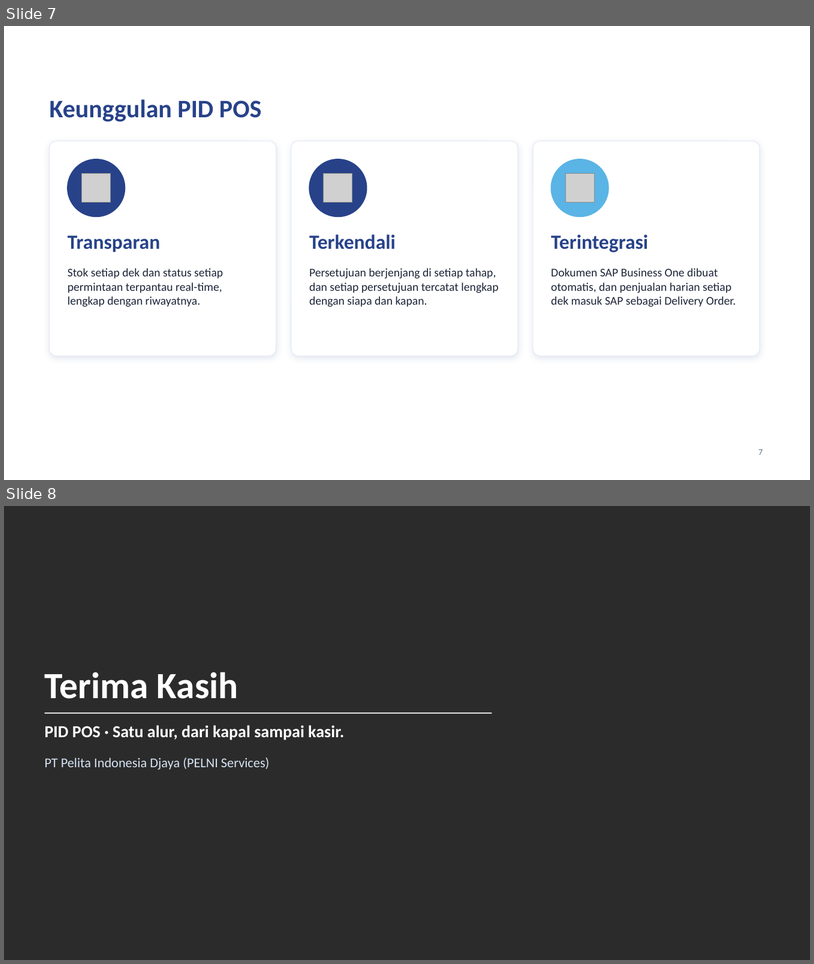
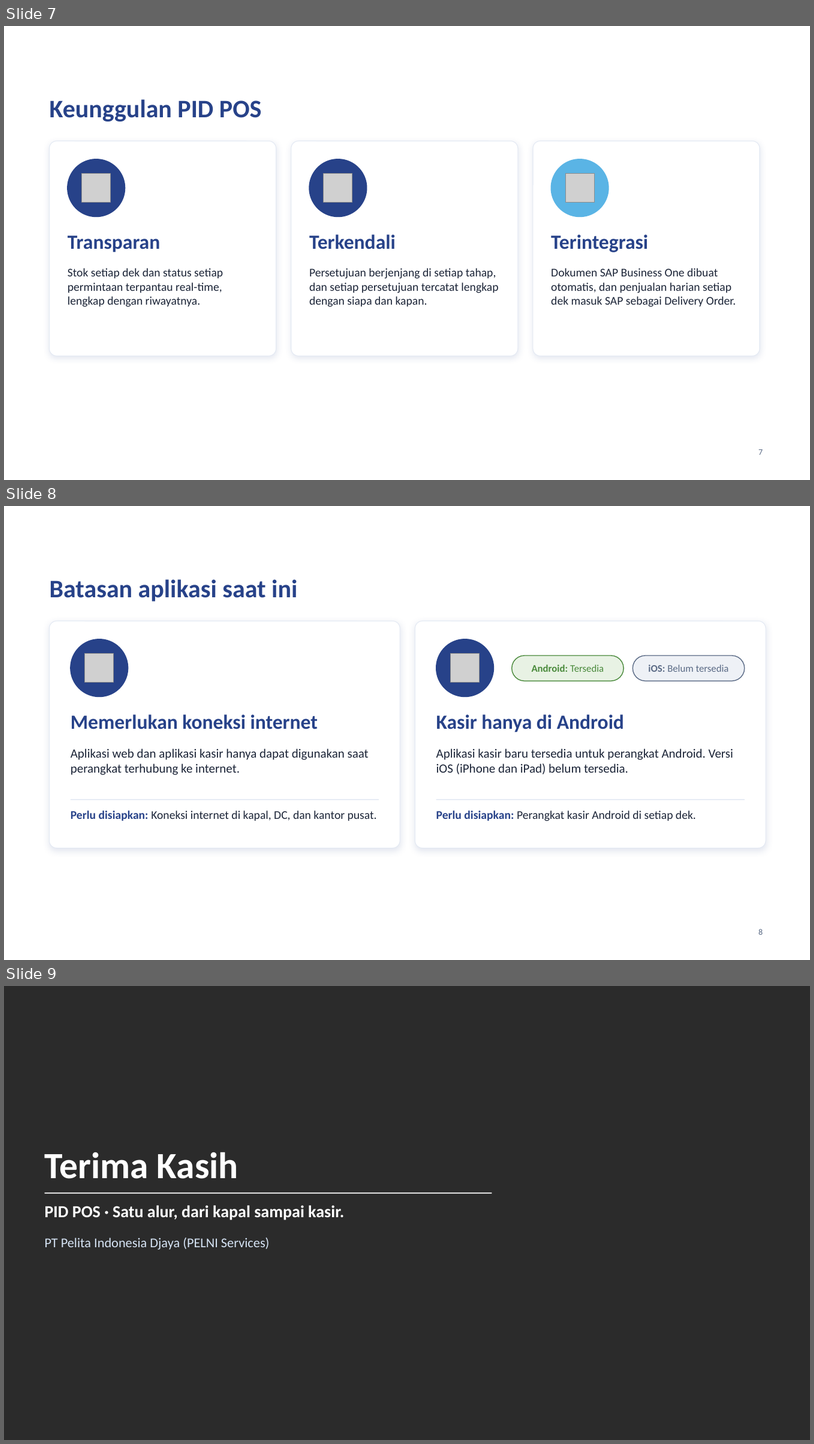
Before and after one commit to alfiandarmawan35/claude, a slide deck: docs/PID_POS_Paparan_Direksi_Template.pptx. Shown one above the other, each under a label of ours: slides 7 and 8 before the commit, slides 7, 8 and 9 after it. The pictures are 814x964 and 814x1444 pixels, drawn with LibreOffice and Linux fonts; fonts in the diff are those of the drawing; grey boxes stand for pictures; background and template pictures are left out; a plain dark background stands for a picture behind light text. Boxes give left, top, right and bottom in pixels: in the first picture for what was removed or moved away, otherwise in the second. Text is boxed around its words. In the diff, an @@ line names an element or a change of style, - is before the commit and + after.

```diff
--- a/docs/PID_POS_Paparan_Direksi_Template.pptx
+++ b/docs/PID_POS_Paparan_Direksi_Template.pptx
@@ slide 8 added at [4,506,810,960], background picture (left out) @@
@@ title added at [50,579,297,601], 30 pt, text #274289, bold @@
+Batasan aplikasi saat ini
@@ rounded rectangle added at [50,621,400,848], fill #FFFFFF, outline #E3E9F3 0.75 pt @@
@@ rounded rectangle added at [416,621,766,848], fill #FFFFFF, outline #E3E9F3 0.75 pt @@
@@ ellipse added at [71,639,128,697], fill #274289, outline #274289 1 pt @@
@@ ellipse added at [437,639,494,697], fill #274289, outline #274289 1 pt @@
@@ picture added at [85,654,113,682] @@
@@ picture added at [451,654,479,682] @@
@@ rounded rectangle added at [512,655,624,681], fill #E8F2E4, outline #4A8A3C 1 pt @@
@@ text added at [532,664,604,672], 12 pt, text #4A8A3C, bold @@
+Android: Tersedia
@@ rounded rectangle added at [633,655,745,681], fill #EEF1F6, outline #5B6B86 1 pt @@
@@ text added at [648,664,729,672], 12 pt, text #5B6B86 @@
+iOS: Belum tersedia
@@ text added at [71,714,318,729], 24 pt, text #274289, bold @@
+Memerlukan koneksi internet
@@ text added at [437,714,624,732], 24 pt, text #274289, bold @@
+Kasir hanya di Android
@@ text added at [71,748,369,775], 15 pt, text #1B2437 @@
+Aplikasi web dan aplikasi kasir hanya dapat digunakan saat perangkat terhubung ke internet.
@@ text added at [437,748,734,774], 15 pt, text #1B2437 @@
+Aplikasi kasir baru tersedia untuk perangkat Android. Versi iOS (iPhone dan iPad) belum tersedia.
@@ line added from (71, 799) to (379, 799), #E3E9F3 1 pt @@
@@ text added at [71,810,377,820], 14 pt, text #1B2437 @@
+Perlu disiapkan: Koneksi internet di kapal, DC, dan kantor pusat.
@@ line added from (437, 799) to (745, 799), #E3E9F3 1 pt @@
@@ text added at [437,810,696,821], 14 pt, text #1B2437 @@
+Perlu disiapkan: Perangkat kasir Android di setiap dek.
@@ page number added at [759,928,763,934], 10 pt, text #5B6B86 @@
+8
@@ what was slide 8 is now slide 9 @@
```
Also in this commit, not shown: 1 other file.
